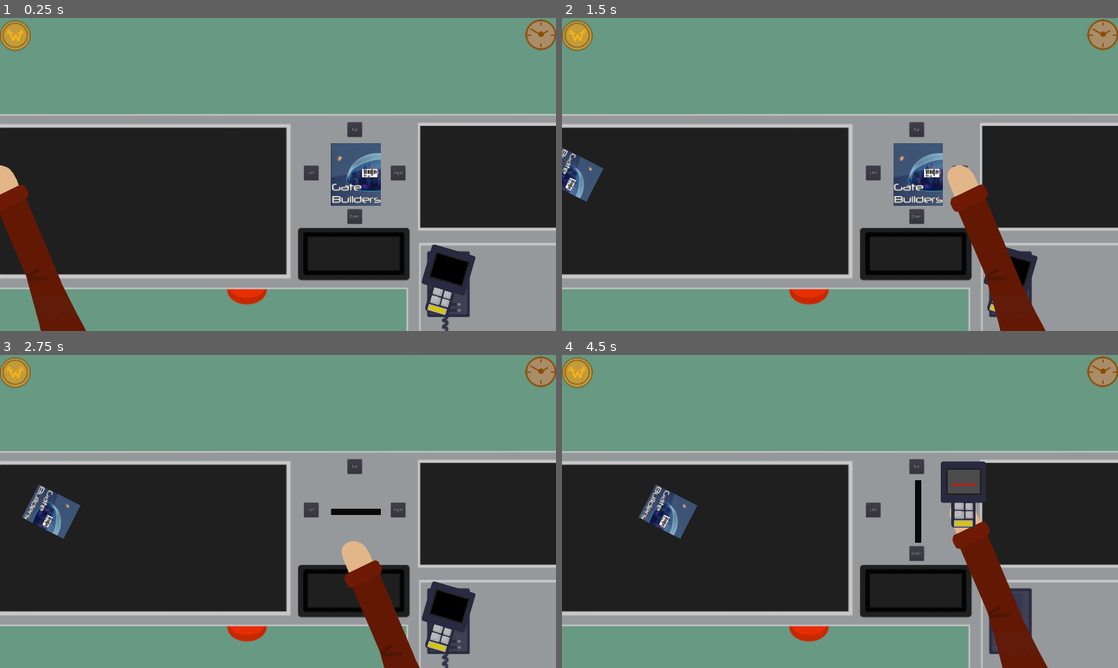
Above: before the commit, frames 1-4 (two rows, left to right).
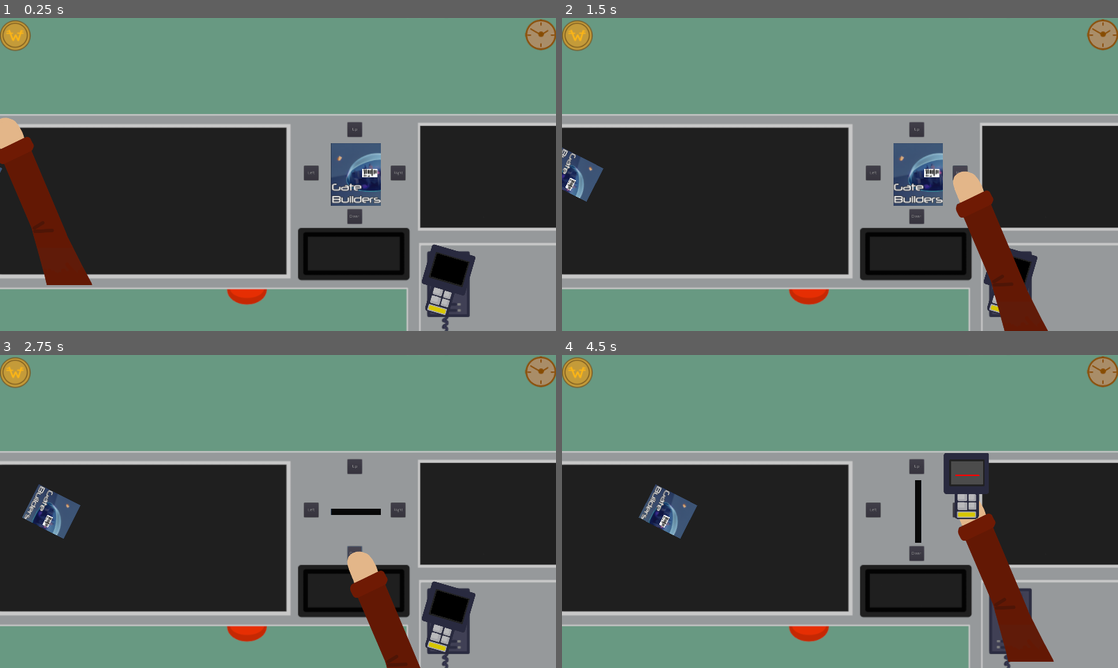
Above: after the commit, the same moments.

Repository: sboigelot/LD51
Game: Godot game, scene res://Scenes/Supermarket3d.tscn
Same seed, same stepped clock (60 frames per second), same inputs: the game is played once before the commit and once after it.
Inputs (mouse positions are in pixels of both pictures, inside the frame that each line leads up to):
- Up to frame 1 (0.25 s): no input
- Up to frame 2 (1.5 s): click "Left" at 0.5 s; click "Right" at 1.25 s
- Up to frame 3 (2.75 s): click "Down" at 2 s
- Up to frame 4 (4.5 s): click "Up" at 2.75 s; click (1012, 621) at 3.5 s; move the mouse to (962, 495) at 4.27 s; hold Right (ui_right) from 4.28 s (still down); click (962, 495) at 4.42 s

The runs differ from the first frame. In frame 1, 5.0% of the frame differs, in the area x 0-17%, y 31-100%; in frame 2, 0.8%; in frame 3, 0.6%; in frame 4, 2.9%.

Commit message:
Consolidate 2d & 3d in one scene

Diff:
--- a/LD51/Scenes/Supermarket.gd
+++ /dev/null
@@ -1,83 +0,0 @@
-extends Node2D
-class_name Supermarket2d
-
-signal rotate_package(add_rotation)
-
-export(NodePath) var hand_node_np
-export(NodePath) var scanner_np
-export(NodePath) var scanner_texturerect_np
-export(NodePath) var scanner_screen_center_np
-export(NodePath) var scanner_laser_np
-export(NodePath) var scanner_anim_np
-export(NodePath) var scanner_on_charger_np
-export(NodePath) var scanner_test_label_np
-
-onready var hand_node = get_node(hand_node_np) as Node2D
-onready var scanner = get_node(scanner_np) as Sprite
-onready var scanner_texturerect = get_node(scanner_texturerect_np) as TextureRect
-onready var scanner_screen_center = get_node(scanner_screen_center_np) as Position2D
-onready var scanner_laser = get_node(scanner_laser_np) as Line2D
-onready var scanner_anim = get_node(scanner_anim_np) as AnimationPlayer
-onready var scanner_on_charger = get_node(scanner_on_charger_np) as Sprite
-onready var scanner_test_label = get_node(scanner_test_label_np) as Label
-
-export(float) var hand_min_y
-
-export(bool) var scanner_in_hands setget set_scanner_hands, get_scanner_hands
-func set_scanner_hands(value:bool):
-	scanner.visible = value
-	scanner_on_charger.visible = not value
-func get_scanner_hands():
-	return scanner.visible
-
-func set_viewport_texture(viewport:Viewport):
-	var path = viewport.get_path()
-	var texture = ViewportTexture.new()
-	texture.viewport_path = path
-	scanner_texturerect.texture = texture
-
-func _ready():
-	Input.set_mouse_mode(Input.MOUSE_MODE_HIDDEN)
-	set_scanner_hands(false)
-#	set_viewport_texture()
-
-func _process(delta):
-	if Input.is_action_just_pressed("ui_down"):
-		_on_DownButton_pressed()
-	if Input.is_action_just_pressed("ui_up"):
-		_on_UpButton_pressed()
-	if Input.is_action_just_pressed("ui_left"):
-		_on_LeftButton_pressed()
-	if Input.is_action_just_pressed("ui_right"):
-		_on_RightButton_pressed()
-
-	hand_node.position = get_global_mouse_position()
-#	Input.set_mouse_mode(Input.MOUSE_MODE_HIDDEN)
-	if hand_node.position.y < hand_min_y:
-		hand_node.position.y = hand_min_y
-#		Input.set_mouse_mode(Input.MOUSE_MODE_VISIBLE)
-
-	if Input.is_mouse_button_pressed(BUTTON_LEFT):
-		if get_scanner_hands():
-			if not scanner_anim.is_playing():
-				scanner_anim.play("Scan")
-				scanner_laser.visible = true
-	else:
-		scanner_laser.visible = false
-		if scanner_anim.is_playing():
-			scanner_anim.stop()
-
-func _on_DownButton_pressed():
-	emit_signal("rotate_package", Vector2(90,0))
-
-func _on_UpButton_pressed():
-	emit_signal("rotate_package", Vector2(-90,0))
-
-func _on_LeftButton_pressed():
-	emit_signal("rotate_package", Vector2(0,90))
-
-func _on_RightButton_pressed():
-	emit_signal("rotate_package", Vector2(0,-90))
-
-func _on_ScannerChargerButton_pressed():
-	set_scanner_hands(not get_scanner_hands())
--- a/LD51/Scenes/Supermarket.tscn
+++ /dev/null
@@ -1,186 +0,0 @@
-[gd_scene load_steps=14 format=2]
-
-[ext_resource path="res://Scenes/Supermarket.gd" type="Script" id=1]
-[ext_resource path="res://Fonts/VTCSuperMarketSaleDisplay.ttf" type="DynamicFontData" id=2]
-[ext_resource path="res://Sprites/square.png" type="Texture" id=3]
-[ext_resource path="res://Sprites/LD51-scanner.png" type="Texture" id=5]
-[ext_resource path="res://Sprites/LD51-hand.png" type="Texture" id=6]
-
-[sub_resource type="StyleBoxEmpty" id=7]
-
-[sub_resource type="DynamicFont" id=9]
-size = 24
-font_data = ExtResource( 2 )
-
-[sub_resource type="StyleBoxEmpty" id=2]
-
-[sub_resource type="StyleBoxEmpty" id=3]
-
-[sub_resource type="StyleBoxEmpty" id=4]
-
-[sub_resource type="StyleBoxEmpty" id=5]
-
-[sub_resource type="StyleBoxEmpty" id=6]
-
-[sub_resource type="Animation" id=8]
-resource_name = "Scan"
-length = 0.7
-loop = true
-tracks/0/type = "value"
-tracks/0/path = NodePath("LaserLine2D:position")
-tracks/0/interp = 2
-tracks/0/loop_wrap = true
-tracks/0/imported = false
-tracks/0/enabled = true
-tracks/0/keys = {
-"times": PoolRealArray( 0, 0.1, 0.2, 0.3, 0.4, 0.5, 0.6 ),
-"transitions": PoolRealArray( 1, 1, 1, 1, 1, 1, 1 ),
-"update": 0,
-"values": [ Vector2( -40, -40 ), Vector2( -40, -30 ), Vector2( -40, -40 ), Vector2( -40, -50 ), Vector2( -40, -40 ), Vector2( -40, -30 ), Vector2( -40, -40 ) ]
-}
-
-[node name="Supermarket" type="Node2D"]
-script = ExtResource( 1 )
-hand_node_np = NodePath("ScannerCharger/HandNode")
-scanner_np = NodePath("ScannerCharger/HandNode/ScannerTextureRext")
-scanner_texturerect_np = NodePath("ScannerCharger/HandNode/ScannerTextureRext/ScannerCameraScreen")
-scanner_screen_center_np = NodePath("ScannerCharger/HandNode/ScannerTextureRext/ScannerCameraScreen/CenterPosition2D")
-scanner_laser_np = NodePath("ScannerCharger/HandNode/ScannerTextureRext/LaserLine2D")
-scanner_anim_np = NodePath("ScannerCharger/HandNode/ScannerTextureRext/ScannerAnimationPlayer")
-scanner_on_charger_np = NodePath("ScannerCharger/ScannerTextureRext")
-scanner_test_label_np = NodePath("ButtonPanelContainer/ScanTestLabel")
-hand_min_y = 550.0
-
-[node name="ButtonPanelContainer" type="PanelContainer" parent="."]
-margin_left = 1050.0
-margin_top = 360.0
-margin_right = 1400.0
-margin_bottom = 710.0
-mouse_filter = 2
-custom_styles/panel = SubResource( 7 )
-
-[node name="LeftButton" type="Button" parent="ButtonPanelContainer"]
-margin_top = 150.0
-margin_right = 50.0
-margin_bottom = 200.0
-rect_min_size = Vector2( 50, 50 )
-size_flags_horizontal = 0
-size_flags_vertical = 4
-text = "Left"
-
-[node name="RightButton" type="Button" parent="ButtonPanelContainer"]
-margin_left = 300.0
-margin_top = 150.0
-margin_right = 350.0
-margin_bottom = 200.0
-rect_min_size = Vector2( 50, 50 )
-size_flags_horizontal = 10
-size_flags_vertical = 4
-text = "Right"
-
-[node name="DownButton" type="Button" parent="ButtonPanelContainer"]
-margin_left = 150.0
-margin_top = 300.0
-margin_right = 200.0
-margin_bottom = 350.0
-rect_min_size = Vector2( 50, 50 )
-size_flags_horizontal = 4
-size_flags_vertical = 8
-text = "Down"
-
-[node name="UpButton" type="Button" parent="ButtonPanelContainer"]
-margin_left = 150.0
-margin_right = 200.0
-margin_bottom = 50.0
-rect_min_size = Vector2( 50, 50 )
-size_flags_horizontal = 4
-size_flags_vertical = 0
-text = "Up"
-
-[node name="ScanTestLabel" type="Label" parent="ButtonPanelContainer"]
-visible = false
-margin_right = 208.0
-margin_bottom = 20.0
-size_flags_horizontal = 0
-size_flags_vertical = 0
-custom_fonts/font = SubResource( 9 )
-text = "test label"
-
-[node name="ScannerCharger" type="Node2D" parent="."]
-
-[node name="ScannerTextureRext" type="Sprite" parent="ScannerCharger"]
-position = Vector2( 1601.65, 1113.26 )
-rotation = 0.284487
-texture = ExtResource( 5 )
-offset = Vector2( -116.215, -177.787 )
-
-[node name="BlackScreen" type="TextureRect" parent="ScannerCharger/ScannerTextureRext"]
-modulate = Color( 0, 0, 0, 1 )
-margin_left = -173.474
-margin_top = -263.148
-margin_right = -61.4744
-margin_bottom = -181.148
-texture = ExtResource( 3 )
-expand = true
-
-[node name="ScannerChargerButton" type="Button" parent="ScannerCharger"]
-margin_left = 1444.0
-margin_top = 776.0
-margin_right = 1456.0
-margin_bottom = 796.0
-rect_scale = Vector2( 17.2937, 14.1235 )
-custom_styles/hover = SubResource( 2 )
-custom_styles/pressed = SubResource( 3 )
-custom_styles/focus = SubResource( 4 )
-custom_styles/disabled = SubResource( 5 )
-custom_styles/normal = SubResource( 6 )
-flat = true
-
-[node name="HandNode" type="Node2D" parent="ScannerCharger"]
-position = Vector2( 608, 515 )
-
-[node name="ArmTextureRext" type="Sprite" parent="ScannerCharger/HandNode"]
-position = Vector2( 127, 244.5 )
-texture = ExtResource( 6 )
-
-[node name="ScannerTextureRext" type="Sprite" parent="ScannerCharger/HandNode"]
-position = Vector2( 6, -69.5 )
-texture = ExtResource( 5 )
-
-[node name="BlackScreen" type="TextureRect" parent="ScannerCharger/HandNode/ScannerTextureRext"]
-modulate = Color( 0, 0, 0, 1 )
-margin_left = -56.0
-margin_top = -83.5
-margin_right = 54.0
-margin_bottom = -3.5
-texture = ExtResource( 3 )
-expand = true
-
-[node name="ScannerCameraScreen" type="TextureRect" parent="ScannerCharger/HandNode/ScannerTextureRext"]
-margin_left = -56.0
-margin_top = -83.5
-margin_right = 54.0
-margin_bottom = -3.5
-expand = true
-
-[node name="CenterPosition2D" type="Position2D" parent="ScannerCharger/HandNode/ScannerTextureRext/ScannerCameraScreen"]
-position = Vector2( 55, 40 )
-
-[node name="LaserLine2D" type="Line2D" parent="ScannerCharger/HandNode/ScannerTextureRext"]
-position = Vector2( -40, -40 )
-scale = Vector2( 1.07063, 1.07063 )
-points = PoolVector2Array( 0, 0, 75, 0 )
-width = 4.0
-default_color = Color( 1, 0, 0, 1 )
-joint_mode = 2
-begin_cap_mode = 2
-end_cap_mode = 2
-
-[node name="ScannerAnimationPlayer" type="AnimationPlayer" parent="ScannerCharger/HandNode/ScannerTextureRext"]
-anims/Scan = SubResource( 8 )
-
-[connection signal="pressed" from="ButtonPanelContainer/LeftButton" to="." method="_on_LeftButton_pressed"]
-[connection signal="pressed" from="ButtonPanelContainer/RightButton" to="." method="_on_RightButton_pressed"]
-[connection signal="pressed" from="ButtonPanelContainer/DownButton" to="." method="_on_DownButton_pressed"]
-[connection signal="pressed" from="ButtonPanelContainer/UpButton" to="." method="_on_UpButton_pressed"]
-[connection signal="pressed" from="ScannerCharger/ScannerChargerButton" to="." method="_on_ScannerChargerButton_pressed"]
--- a/LD51/Scenes/Supermarket3d.gd
+++ b/LD51/Scenes/Supermarket3d.gd
@@ -4,21 +4,112 @@
 
 var scan_package: Package
 
+export(NodePath) var camera_np
+export(NodePath) var scan_camera_np
 export(NodePath) var scan_package_holder_np
 export(NodePath) var supermarket2d_np
+export(NodePath) var hand_node_np
+export(NodePath) var scanner_np
+export(NodePath) var scanner_screen_texturerect_np
+export(NodePath) var scanner_screen_center_np
+export(NodePath) var scanner_laser_np
+export(NodePath) var scanner_anim_np
+export(NodePath) var scanner_on_charger_np
+export(NodePath) var debug_label_np
 
+onready var camera = get_node(camera_np) as Camera
+onready var scan_camera = get_node(scan_camera_np) as Camera
 onready var scan_package_holder = get_node(scan_package_holder_np) as Spatial
-onready var supermarket2d = get_node(supermarket2d_np) as Supermarket2d
+onready var hand_node = get_node(hand_node_np) as Node2D
+onready var scanner = get_node(scanner_np) as Sprite
+onready var scanner_screen_texturerect = get_node(scanner_screen_texturerect_np) as TextureRect
+onready var scanner_screen_center = get_node(scanner_screen_center_np) as Position2D
+onready var scanner_laser = get_node(scanner_laser_np) as Line2D
+onready var scanner_anim = get_node(scanner_anim_np) as AnimationPlayer
+onready var scanner_on_charger = get_node(scanner_on_charger_np) as Sprite
+onready var debug_label = get_node(debug_label_np) as Label
+
+export(float) var hand_min_y
+
+export(bool) var scanner_in_hands setget set_scanner_hands, get_scanner_hands
+func set_scanner_hands(value:bool):
+	scanner.visible = value
+	scanner_on_charger.visible = not value
+func get_scanner_hands():
+	return scanner.visible
+
+func _ready():
+#	Input.set_mouse_mode(Input.MOUSE_MODE_HIDDEN)
+	set_scanner_hands(false)
+#	set_viewport_texture()
+
+	if scan_package_holder.get_child_count() >= 1:
+		scan_package = scan_package_holder.get_child(0)
+	spawn_package()
+
+func set_viewport_texture(viewport:Viewport):
+	var path = viewport.get_path()
+	var texture = ViewportTexture.new()
+	texture.viewport_path = path
+	scanner_screen_texturerect.texture = texture
+
+func _process(delta):
+	process_keyboard_rotate()
+	move_hand_to_cursor()
+	toggle_scan_anim()
+	move_scan_camera()
+
+func process_keyboard_rotate():
+	if Input.is_action_just_pressed("ui_down"):
+		_on_DownButton_pressed()
+	if Input.is_action_just_pressed("ui_up"):
+		_on_UpButton_pressed()
+	if Input.is_action_just_pressed("ui_left"):
+		_on_LeftButton_pressed()
+	if Input.is_action_just_pressed("ui_right"):
+		_on_RightButton_pressed()
+
+func move_hand_to_cursor():
+#	hand_node.position = get_global_mouse_position()
+	var mouse_postion = get_viewport().get_mouse_position() as Vector2
+	hand_node.position = mouse_postion
+
+#	Input.set_mouse_mode(Input.MOUSE_MODE_HIDDEN)
+	if hand_node.position.y < hand_min_y:
+		hand_node.position.y = hand_min_y
+#		Input.set_mouse_mode(Input.MOUSE_MODE_VISIBLE)
+
+func toggle_scan_anim():
+	if Input.is_mouse_button_pressed(BUTTON_LEFT):
+		if get_scanner_hands():
+			if not scanner_anim.is_playing():
+				scanner_anim.play("Scan")
+				scanner_laser.visible = true
+	else:
+		scanner_laser.visible = false
+		if scanner_anim.is_playing():
+			scanner_anim.stop()
+
+func _on_DownButton_pressed():
+	rotate_package(Vector2(90,0))
+
+func _on_UpButton_pressed():
+	rotate_package(Vector2(-90,0))
+
+func _on_LeftButton_pressed():
+	rotate_package(Vector2(0,90))
+
+func _on_RightButton_pressed():
+	rotate_package(Vector2(0,-90))
+
+func _on_ScannerChargerButton_pressed():
+	set_scanner_hands(not get_scanner_hands())
 
 export(Vector3) var package_scale_on_belt = Vector3(0.75,0.75,0.75)
-
-onready var camera = $Camera as Camera
-onready var scan_camera = $ScanViewport/ScanCamera as Camera
 
 export(float) var conveyor_speed = 60.0
 
 const package_scene = preload("res://Scenes/Package.tscn")
-
 
 func _on_Supermarket_rotate_package(add_rotation):
 	rotate_package(add_rotation)
@@ -27,11 +118,6 @@
 	if scan_package == null:
 		return
 	scan_package.add_to_target_rotation(add_rotation)
-
-func _ready():
-	if scan_package_holder.get_child_count() >= 1:
-		scan_package = scan_package_holder.get_child(0)
-	spawn_package()
 
 func _on_Timer_timeout():
 	spawn_package()
@@ -74,9 +160,6 @@
 			var package = child as Package
 			package.move_and_slide(velocity * delta)
 
-func _process(delta):
-	move_scan_camera()
-
 func move_scan_camera():
 	var screen_extend = Vector2(8.65,4.75)
 	var cam_translation_range = screen_extend * 2
@@ -87,20 +170,16 @@
 		mouse_postion.y / OS.window_size.y
 	)
 
-	var scanner_position = supermarket2d.scanner_screen_center.global_position
+	var scanner_position = scanner_screen_center.global_position
 	var scanner_position_screen_percentage = Vector2(
 		scanner_position.x / OS.window_size.x,
 		scanner_position.y / OS.window_size.y
 	)
 
-#	good but under hand not under scanner
-#	scan_camera.translation.x = (mouse_screen_percentage.x * cam_translation_range.x) - screen_extend.x
-#	scan_camera.translation.z = (mouse_screen_percentage.y * cam_translation_range.y) - screen_extend.y
-
 	scan_camera.translation.x = (scanner_position_screen_percentage.x * cam_translation_range.x) - screen_extend.x
 	scan_camera.translation.z = (scanner_position_screen_percentage.y * cam_translation_range.y) - screen_extend.y
 
-	supermarket2d.scanner_test_label.text = ("mouse%%:\n\tx: %s\n\ty: %s\n"%[
+	debug_label.text = ("mouse%%:\n\tx: %s\n\ty: %s\n"%[
 		round(mouse_screen_percentage.x*100),
 		round(mouse_screen_percentage.y*100)
 	] +
--- a/LD51/Scenes/Supermarket3d.tscn
+++ b/LD51/Scenes/Supermarket3d.tscn
@@ -1,49 +1,89 @@
-[gd_scene load_steps=13 format=2]
+[gd_scene load_steps=24 format=2]
 
 [ext_resource path="res://Scenes/Package.tscn" type="PackedScene" id=1]
 [ext_resource path="res://Scenes/Supermarket3d.gd" type="Script" id=2]
-[ext_resource path="res://Scenes/Supermarket.tscn" type="PackedScene" id=4]
+[ext_resource path="res://Sprites/square.png" type="Texture" id=3]
+[ext_resource path="res://Sprites/LD51-scanner.png" type="Texture" id=4]
 [ext_resource path="res://Sprites/LD51-noarm.png" type="Texture" id=5]
+[ext_resource path="res://Sprites/LD51-hand.png" type="Texture" id=6]
+[ext_resource path="res://Fonts/VTCSuperMarketSaleDisplay.ttf" type="DynamicFontData" id=7]
+
+[sub_resource type="PlaneMesh" id=12]
+size = Vector2( 18, 10 )
+
+[sub_resource type="SpatialMaterial" id=13]
+albedo_texture = ExtResource( 5 )
+
+[sub_resource type="BoxShape" id=1]
+extents = Vector3( 0.1, 1, 3 )
+
+[sub_resource type="CubeMesh" id=14]
+size = Vector3( 0.2, 2, 6 )
+
+[sub_resource type="BoxShape" id=15]
+extents = Vector3( 6, 1, 0.1 )
+
+[sub_resource type="CubeMesh" id=16]
+size = Vector3( 12, 2, 0.2 )
+
+[sub_resource type="BoxShape" id=17]
+extents = Vector3( 6, 1, 0.1 )
+
+[sub_resource type="StyleBoxEmpty" id=7]
+
+[sub_resource type="DynamicFont" id=9]
+size = 24
+font_data = ExtResource( 7 )
+
+[sub_resource type="StyleBoxEmpty" id=2]
+
+[sub_resource type="StyleBoxEmpty" id=3]
+
+[sub_resource type="StyleBoxEmpty" id=4]
+
+[sub_resource type="StyleBoxEmpty" id=5]
+
+[sub_resource type="StyleBoxEmpty" id=6]
 
 [sub_resource type="ViewportTexture" id=10]
 viewport_path = NodePath("ScanViewport")
 
-[sub_resource type="PlaneMesh" id=7]
-size = Vector2( 18, 10 )
-
-[sub_resource type="SpatialMaterial" id=9]
-albedo_texture = ExtResource( 5 )
-
-[sub_resource type="BoxShape" id=1]
-extents = Vector3( 0.1, 1, 3 )
-
-[sub_resource type="CubeMesh" id=2]
-size = Vector3( 0.2, 2, 6 )
-
-[sub_resource type="BoxShape" id=3]
-extents = Vector3( 6, 1, 0.1 )
-
-[sub_resource type="CubeMesh" id=4]
-size = Vector3( 12, 2, 0.2 )
-
-[sub_resource type="BoxShape" id=5]
-extents = Vector3( 6, 1, 0.1 )
+[sub_resource type="Animation" id=8]
+resource_name = "Scan"
+length = 0.7
+loop = true
+tracks/0/type = "value"
+tracks/0/path = NodePath("LaserLine2D:position")
+tracks/0/interp = 2
+tracks/0/loop_wrap = true
+tracks/0/imported = false
+tracks/0/enabled = true
+tracks/0/keys = {
+"times": PoolRealArray( 0, 0.1, 0.2, 0.3, 0.4, 0.5, 0.6 ),
+"transitions": PoolRealArray( 1, 1, 1, 1, 1, 1, 1 ),
+"update": 0,
+"values": [ Vector2( -40, -40 ), Vector2( -40, -30 ), Vector2( -40, -40 ), Vector2( -40, -50 ), Vector2( -40, -40 ), Vector2( -40, -30 ), Vector2( -40, -40 ) ]
+}
 
 [node name="Supermarket3d" type="Spatial"]
 script = ExtResource( 2 )
+camera_np = NodePath("Camera")
+scan_camera_np = NodePath("ScanViewport/ScanCamera")
 scan_package_holder_np = NodePath("ScanPackageLocation")
 supermarket2d_np = NodePath("CanvasLayer/Supermarket")
-
-[node name="CanvasLayer" type="CanvasLayer" parent="."]
-
-[node name="Supermarket" parent="CanvasLayer" instance=ExtResource( 4 )]
-
-[node name="ScannerCameraScreen" parent="CanvasLayer/Supermarket/ScannerCharger/HandNode/ScannerTextureRext" index="0"]
-texture = SubResource( 10 )
+hand_node_np = NodePath("CanvasLayer/Supermarket/HandNode")
+scanner_np = NodePath("CanvasLayer/Supermarket/HandNode/ScannerTextureRext")
+scanner_screen_texturerect_np = NodePath("CanvasLayer/Supermarket/HandNode/ScannerTextureRext/ScannerCameraScreen")
+scanner_screen_center_np = NodePath("CanvasLayer/Supermarket/HandNode/ScannerTextureRext/ScannerCameraScreen/CenterPosition2D")
+scanner_laser_np = NodePath("CanvasLayer/Supermarket/HandNode/ScannerTextureRext/LaserLine2D")
+scanner_anim_np = NodePath("CanvasLayer/Supermarket/HandNode/ScannerTextureRext/ScannerAnimationPlayer")
+scanner_on_charger_np = NodePath("CanvasLayer/Supermarket/ScannerCharger/ScannerTextureRext")
+debug_label_np = NodePath("CanvasLayer/Supermarket/ButtonPanelContainer/DebugLabel")
+hand_min_y = 350.0
 
 [node name="BackgroundImage" type="MeshInstance" parent="."]
-mesh = SubResource( 7 )
-material/0 = SubResource( 9 )
+mesh = SubResource( 12 )
+material/0 = SubResource( 13 )
 
 [node name="ScanPackageLocation" type="Spatial" parent="."]
 transform = Transform( 1, 0, 0, 0, 1, 0, 0, 0, 1, 2.5, 2, 0 )
@@ -122,7 +162,141 @@
 projection = 1
 size = 0.5
 
-[connection signal="rotate_package" from="CanvasLayer/Supermarket" to="." method="_on_Supermarket_rotate_package"]
+[node name="CanvasLayer" type="CanvasLayer" parent="."]
+
+[node name="Supermarket" type="Node2D" parent="CanvasLayer"]
+
+[node name="ButtonPanelContainer" type="PanelContainer" parent="CanvasLayer/Supermarket"]
+margin_left = 1050.0
+margin_top = 360.0
+margin_right = 1400.0
+margin_bottom = 710.0
+mouse_filter = 2
+custom_styles/panel = SubResource( 7 )
+
+[node name="LeftButton" type="Button" parent="CanvasLayer/Supermarket/ButtonPanelContainer"]
+margin_top = 150.0
+margin_right = 50.0
+margin_bottom = 200.0
+rect_min_size = Vector2( 50, 50 )
+size_flags_horizontal = 0
+size_flags_vertical = 4
+text = "Left"
+
+[node name="RightButton" type="Button" parent="CanvasLayer/Supermarket/ButtonPanelContainer"]
+margin_left = 300.0
+margin_top = 150.0
+margin_right = 350.0
+margin_bottom = 200.0
+rect_min_size = Vector2( 50, 50 )
+size_flags_horizontal = 10
+size_flags_vertical = 4
+text = "Right"
+
+[node name="DownButton" type="Button" parent="CanvasLayer/Supermarket/ButtonPanelContainer"]
+margin_left = 150.0
+margin_top = 300.0
+margin_right = 200.0
+margin_bottom = 350.0
+rect_min_size = Vector2( 50, 50 )
+size_flags_horizontal = 4
+size_flags_vertical = 8
+text = "Down"
+
+[node name="UpButton" type="Button" parent="CanvasLayer/Supermarket/ButtonPanelContainer"]
+margin_left = 150.0
+margin_right = 200.0
+margin_bottom = 50.0
+rect_min_size = Vector2( 50, 50 )
+size_flags_horizontal = 4
+size_flags_vertical = 0
+text = "Up"
+
+[node name="DebugLabel" type="Label" parent="CanvasLayer/Supermarket/ButtonPanelContainer"]
+visible = false
+margin_right = 208.0
+margin_bottom = 20.0
+size_flags_horizontal = 0
+size_flags_vertical = 0
+custom_fonts/font = SubResource( 9 )
+text = "test label"
+
+[node name="ScannerCharger" type="Node2D" parent="CanvasLayer/Supermarket"]
+
+[node name="ScannerTextureRext" type="Sprite" parent="CanvasLayer/Supermarket/ScannerCharger"]
+position = Vector2( 1601.65, 1113.26 )
+rotation = 0.284487
+texture = ExtResource( 4 )
+offset = Vector2( -116.215, -177.787 )
+
+[node name="BlackScreen" type="TextureRect" parent="CanvasLayer/Supermarket/ScannerCharger/ScannerTextureRext"]
+modulate = Color( 0, 0, 0, 1 )
+margin_left = -173.474
+margin_top = -263.148
+margin_right = -61.4744
+margin_bottom = -181.148
+texture = ExtResource( 3 )
+expand = true
+
+[node name="ScannerChargerButton" type="Button" parent="CanvasLayer/Supermarket/ScannerCharger"]
+margin_left = 1444.0
+margin_top = 776.0
+margin_right = 1456.0
+margin_bottom = 796.0
+rect_scale = Vector2( 17.2937, 14.1235 )
+custom_styles/hover = SubResource( 2 )
+custom_styles/pressed = SubResource( 3 )
+custom_styles/focus = SubResource( 4 )
+custom_styles/disabled = SubResource( 5 )
+custom_styles/normal = SubResource( 6 )
+flat = true
+
+[node name="HandNode" type="Node2D" parent="CanvasLayer/Supermarket"]
+
+[node name="ArmTextureRext" type="Sprite" parent="CanvasLayer/Supermarket/HandNode"]
+position = Vector2( 146, 280 )
+texture = ExtResource( 6 )
+
+[node name="ScannerTextureRext" type="Sprite" parent="CanvasLayer/Supermarket/HandNode"]
+position = Vector2( 17, -37 )
+texture = ExtResource( 4 )
+
+[node name="BlackScreen" type="TextureRect" parent="CanvasLayer/Supermarket/HandNode/ScannerTextureRext"]
+modulate = Color( 0, 0, 0, 1 )
+margin_left = -56.0
+margin_top = -83.5
+margin_right = 54.0
+margin_bottom = -3.5
+texture = ExtResource( 3 )
+expand = true
+
+[node name="ScannerCameraScreen" type="TextureRect" parent="CanvasLayer/Supermarket/HandNode/ScannerTextureRext"]
+margin_left = -56.0
+margin_top = -83.5
+margin_right = 54.0
+margin_bottom = -3.5
+texture = SubResource( 10 )
+expand = true
+
+[node name="CenterPosition2D" type="Position2D" parent="CanvasLayer/Supermarket/HandNode/ScannerTextureRext/ScannerCameraScreen"]
+position = Vector2( 55, 40 )
+
+[node name="LaserLine2D" type="Line2D" parent="CanvasLayer/Supermarket/HandNode/ScannerTextureRext"]
+position = Vector2( -40, -40 )
+scale = Vector2( 1.07063, 1.07063 )
+points = PoolVector2Array( 0, 0, 75, 0 )
+width = 4.0
+default_color = Color( 1, 0, 0, 1 )
+joint_mode = 2
+begin_cap_mode = 2
+end_cap_mode = 2
+
+[node name="ScannerAnimationPlayer" type="AnimationPlayer" parent="CanvasLayer/Supermarket/HandNode/ScannerTextureRext"]
+anims/Scan = SubResource( 8 )
+
 [connection signal="timeout" from="Timer" to="." method="_on_Timer_timeout"]
-
-[editable path="CanvasLayer/Supermarket"]
+[connection signal="pressed" from="CanvasLayer/Supermarket/ButtonPanelContainer/LeftButton" to="." method="_on_LeftButton_pressed"]
+[connection signal="pressed" from="CanvasLayer/Supermarket/ButtonPanelContainer/RightButton" to="." method="_on_RightButton_pressed"]
+[connection signal="pressed" from="CanvasLayer/Supermarket/ButtonPanelContainer/DownButton" to="." method="_on_DownButton_pressed"]
+[connection signal="pressed" from="CanvasLayer/Supermarket/ButtonPanelContainer/UpButton" to="." method="_on_UpButton_pressed"]
+[connection signal="pressed" from="CanvasLayer/Supermarket/ScannerCharger/ScannerChargerButton" to="." method="_on_ScannerChargerButton_pressed"]
--- a/LD51/project.godot
+++ b/LD51/project.godot
@@ -19,11 +19,6 @@
 "language": "GDScript",
 "path": "res://Utilities/ResourceAsyncLoader.gd"
 }, {
-"base": "Node2D",
-"class": "Supermarket2d",
-"language": "GDScript",
-"path": "res://Scenes/Supermarket.gd"
-}, {
 "base": "Spatial",
 "class": "Supermarket3d",
 "language": "GDScript",
@@ -32,7 +27,6 @@
 _global_script_class_icons={
 "Package": "",
 "ResourceAsyncLoader": "",
-"Supermarket2d": "",
 "Supermarket3d": ""
 }
 
Not shown: 1 places in LD51/Scenes/Supermarket3d.tscn that only renumber resources
